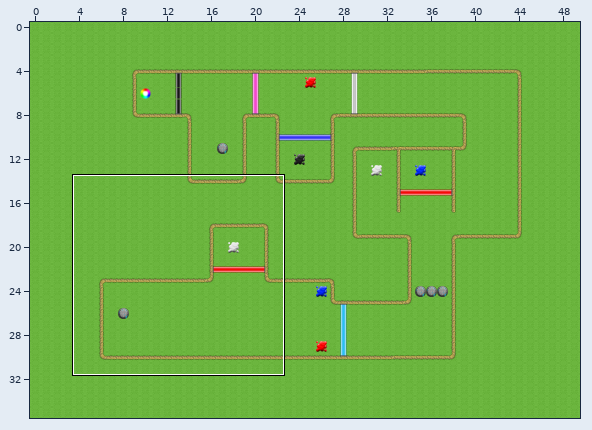
Two states of a Tiled map, android/assets/Map_Three.tmx. Above: a wide view before the commit, with the close-up outlined.
Close-up. First the earlier version:
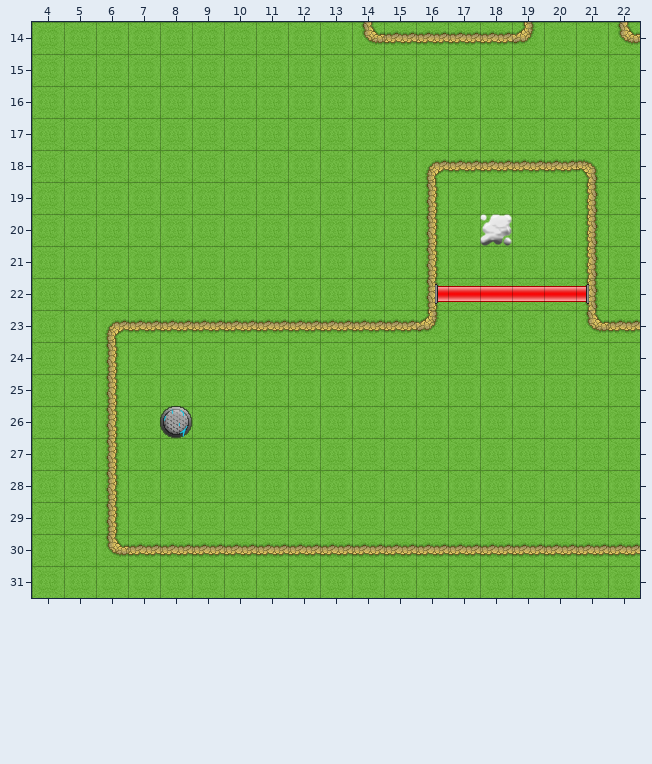
Cells are 32x32 px. Shown: x 4..22, y 14..31. The commit also changed other parts of the map, which this record leaves out.
And afterwards:
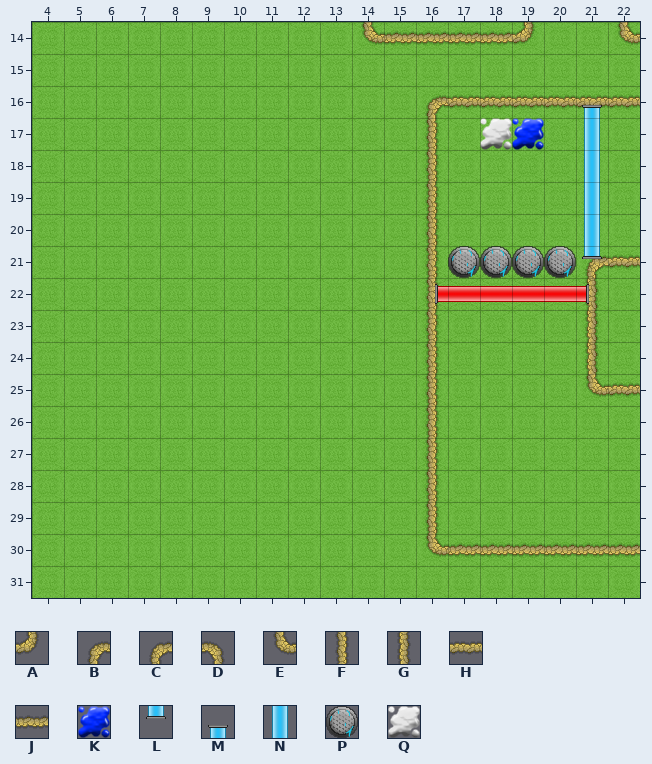
Key: from "ground": A 8, B 8 flipped on the other diagonal, C 8 turned 180, D 8 turned 270, E 8 turned 90, F 9, G 9 turned 180, H 9 turned 270, J 9 turned 90; from "objects": K 20, L 24 turned 270, M 24 turned 90, N 25 turned 270, P 26, Q 50.
_ is an empty cell.
Tiles replaced or removed in this view: A, C, D, E, F, G, J, P, Q.
From old to new:
Changed rows in their new state; . is an unchanged cell.
Layer "walls":
first column x 6:
16 ..........BHHHHHH
17 ..........F......
18 ..........F_____.
19 ..............._.
20 ..............._.
21 ...............CH
23 __________F....G_
24 _.........F....G.
25 _.........F....EH
26 _.........F......
27 _.........F......
28 _.........F......
29 _.........F......
30 __________E......
Layer "white_paint_one":
first column x 18:
17 Q
20 _
Layer "lightblue_gate_one":
first column x 21:
16 M
17 N
18 N
19 N
20 N
21 L
Layer "blue_paint_one":
first column x 19:
17 K
Layer "reset":
first column x 17:
21 PPPP
first column x 8:
26 _
Changed places in both close-ups, as pixel boxes (x1, y1, x2, y2):
changed: (425, 95, 640, 278)
changed: (105, 310, 448, 557)
changed: (585, 310, 640, 397)
